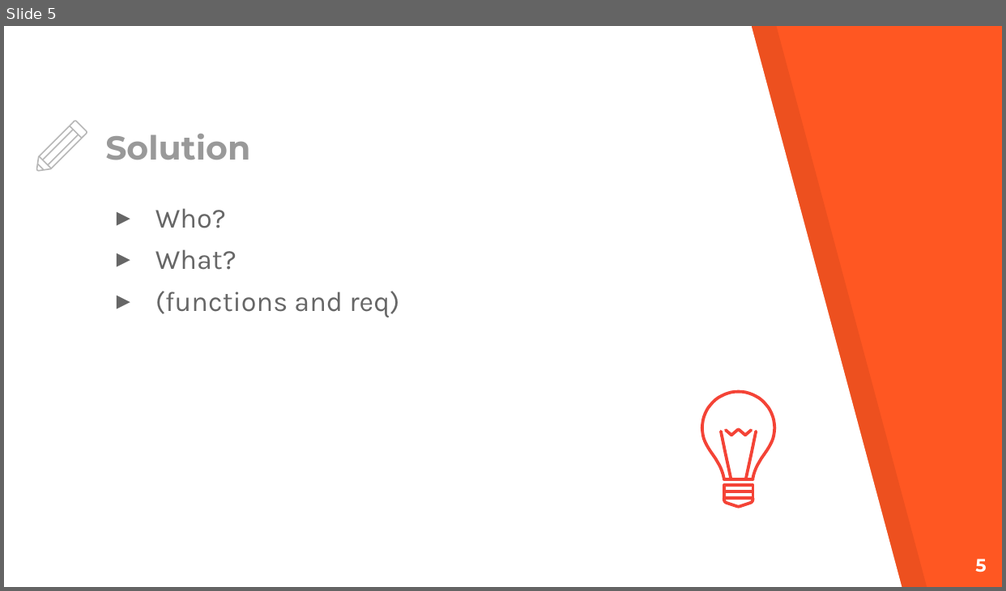
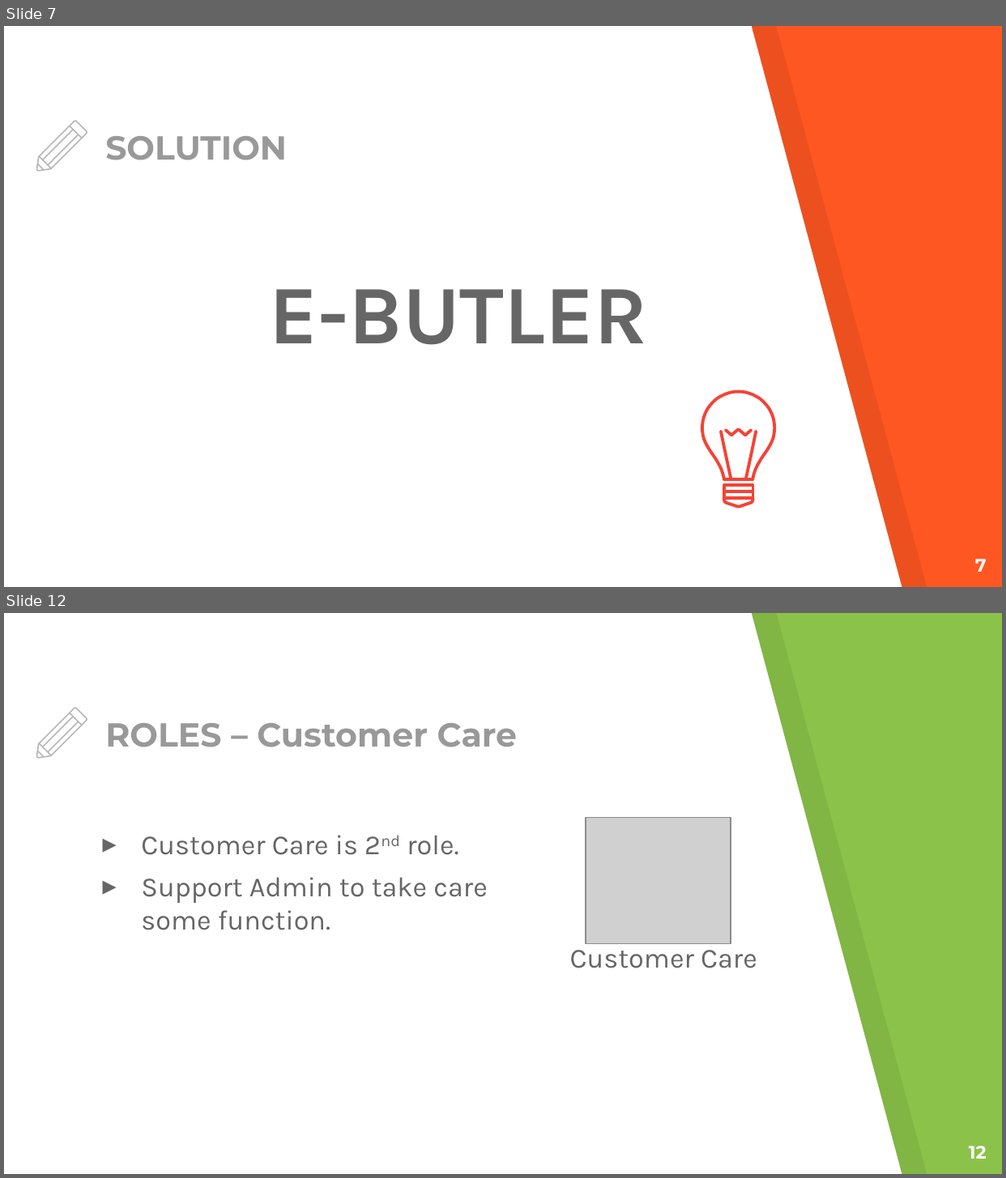
Before and after one commit to huukhang20/SWP391, a slide deck: Documents/pp_miniCap.pptx. Shown one above the other, each under a label of ours: slide 5 before the commit, slides 7 and 12 after it; the slides between them are not shown. The pictures are 1006x591 and 1006x1178 pixels, drawn with LibreOffice and Linux fonts; fonts in the diff are those of the drawing; grey boxes stand for pictures. Boxes give left, top, right and bottom in pixels: in the first picture for what was removed or moved away, otherwise in the second. Text is boxed around its words. In the diff, an @@ line names an element or a change of style, - is before the commit and + after.

```diff
--- a/Documents/pp_miniCap.pptx
+++ b/Documents/pp_miniCap.pptx
@@ slide 12 added at [4, 613, 1002, 1174], background #8BC34A; not listed: 2 template elements that a slide beside it also shows @@
@@ title added at [105, 723, 518, 747], 24 pt, text #999999, bold @@
+ROLES – Customer Care
@@ group added at [37, 708, 87, 759]: 6 freeform shapes @@
@@ picture added at [586, 818, 731, 944] @@
@@ text added at [141, 835, 487, 931], 20 pt, text #666666 @@
+▸ Customer Care is 2nd role.
+▸ Support Admin to take care some function.
@@ text added at [570, 943, 757, 969], 20 pt, text #666666 @@
+Customer Care
@@ page number added at [969, 1146, 987, 1159], 13 pt, text #FFFFFF, bold @@
+12
@@ what was slide 5 is now slide 7 @@
@@ slide 7 changed as well @@
@@ title at [105, 136, 287, 160]: text changed @@
-Solution
+SOLUTION
@@ text at [269, 289, 647, 345]: text changed; size 20 to 60 pt; bold on @@
-▸ Who?
-▸ What?
-▸ (functions and req)
+E-BUTLER
@@ page number at [975, 559, 987, 572]: text changed @@
-5
+7
```
Also in this commit, not shown: 6 other slides changed, 27 other slides added, 3 slides removed, 1 other file.
